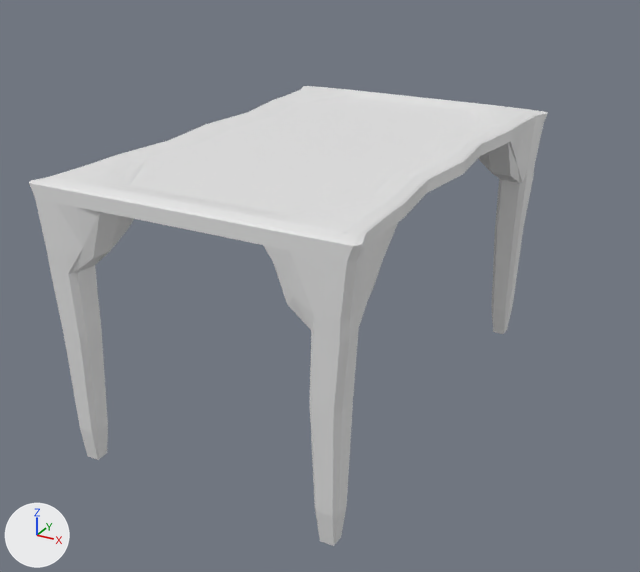
What one commit did to the Blender file lee.blend.
One viewpoint serves both versions: a 50 mm camera at (5.89, -10.84, 5.77) aimed at (0.12, -0.34, 0.52). Every picture has the same lights, and +X, +Y and +Z are marked at lower left.
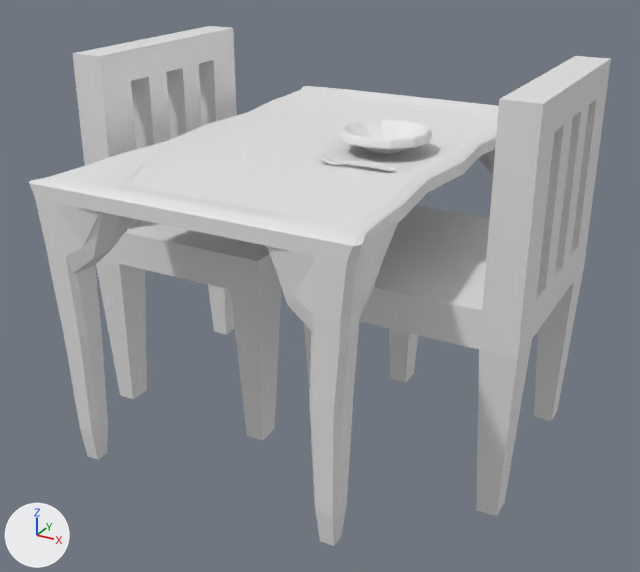
Boxes (x1, y1, x2, y2) around the edits, measured in the pictures (640 x 572 px):
'Chair.001', shown
    after: (304, 56, 611, 516)
'Chair', shown
    after: (72, 26, 282, 441)
'BézierCurve.001', shown
    after: (339, 119, 432, 154)
'Fork', shown
    after: (318, 153, 395, 172)

The change, as a diff of the scene's bpy script:
```diff
--- a/lee.blend.py
+++ b/lee.blend.py
@@ ob_chair @@
 ob_chair.rotation_euler = (3.142, 0.0, 0.0)  # degrees (180, 0, 0)
-ob_chair.hide_set(True)
@@ ob_chair_001 @@
 ob_chair_001.rotation_euler = (3.142, 0.0, 3.142)  # degrees (180, 0, 180)
-ob_chair_001.hide_set(True)
@@ ob_fork @@
 ob_fork.scale = (0.314, 0.314, 0.314)
-ob_fork.hide_set(True)
@@ ob_béziercurve_001 @@
 ob_béziercurve_001.scale = (0.392, 0.392, 0.392)
-ob_béziercurve_001.hide_set(True)
```
